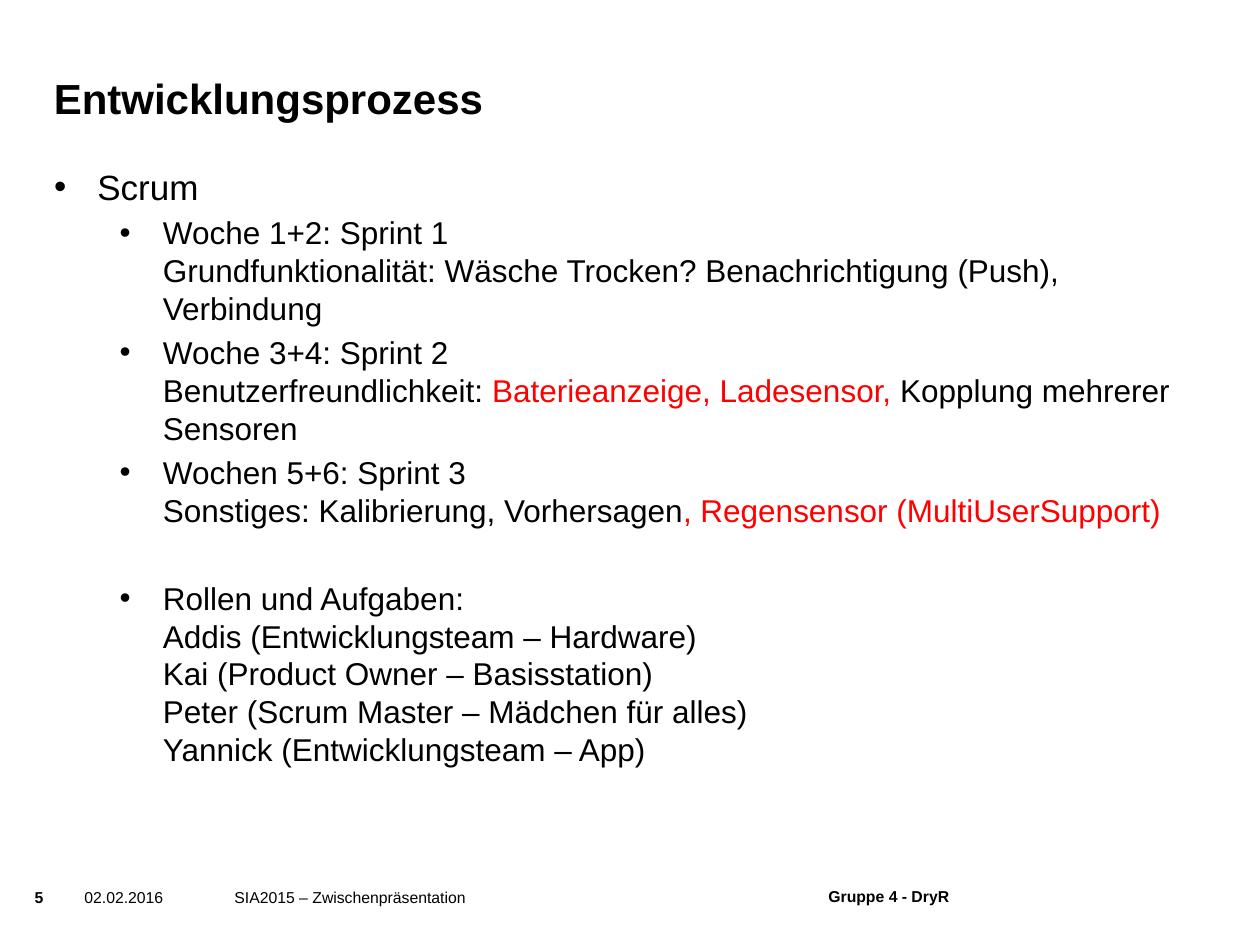
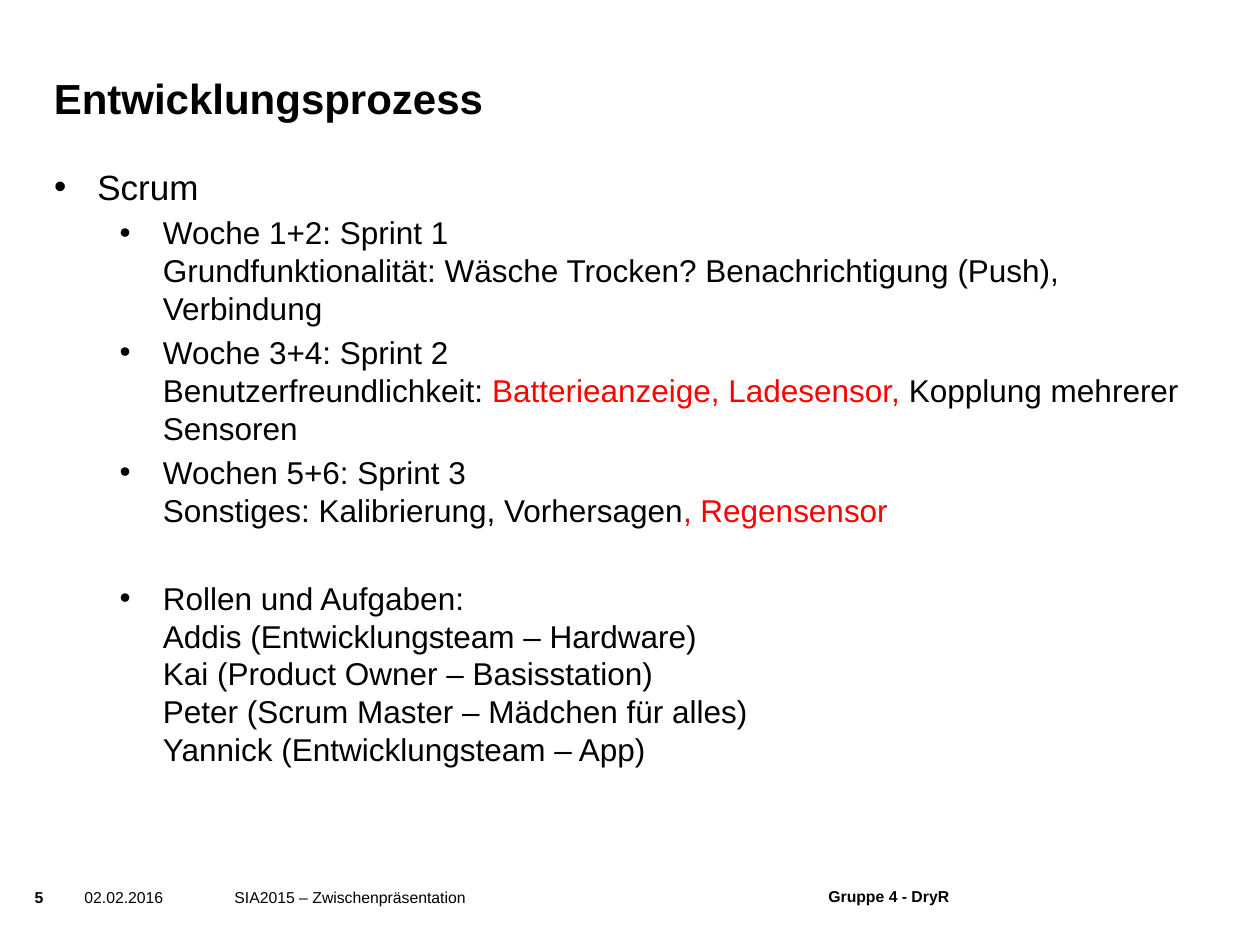
Before and after one commit to kairosswag/Sensor-Appliances, a slide deck: slide 5 of Documentation/Abschlusspräsentation Gruppe_4.pptx. Drawn at 1260x945 pixels with LibreOffice and Linux fonts; fonts in the diff are those of the drawing; background and template pictures are left out. Boxes give left, top, right and bottom in pixels: in the first picture for what was removed or moved away, otherwise in the second. Text is boxed around its words. In the diff, an @@ line names an element or a change of style, - is before the commit and + after.

Commit message:
Fixed spelling mistakes in documentation and presentation

```diff
--- a/Documentation/Abschlusspräsentation Gruppe_4.pptx
+++ b/Documentation/Abschlusspräsentation Gruppe_4.pptx
@@ text at <box>163,341,1179,528</box>: text changed @@
-  • Woche 3+4: Sprint 2
-    Benutzerfreundlichkeit: Baterieanzeige, Ladesensor, Kopplung mehrerer Sensoren
-  • Wochen 5+6: Sprint 3
-    Sonstiges: Kalibrierung, Vorhersagen, Regensensor (MultiUserSupport)
+  • Woche 3+4: Sprint 2
+    Benutzerfreundlichkeit: Batterieanzeige, Ladesensor, Kopplung mehrerer Sensoren
+  • Wochen 5+6: Sprint 3
+    Sonstiges: Kalibrierung, Vorhersagen, Regensensor
```
Also in this commit, not shown: 1 other file.
